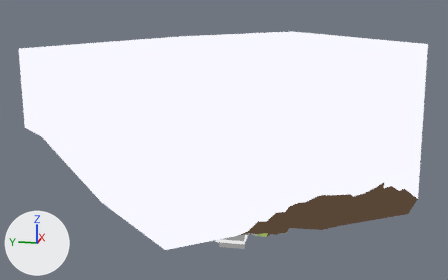
One commit to the Blender file alpine.blend: the scene before it, then after it.
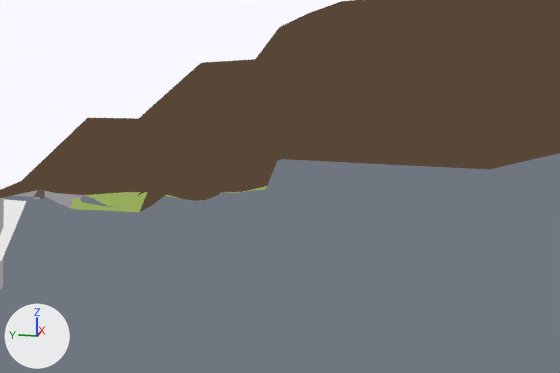
Each version is shown whole from a 50 mm camera at (-1536.0, -227.0, 651.0) aimed at (211.0, 122.0, 215.0), then close up on the part from 54% to 75% of the width and 72% to 94% of the height. Lighting does not change. The marker at lower left points along +X, +Y and +Z.

In view in the first close-up: 'bridge_fog', 'bsp'.
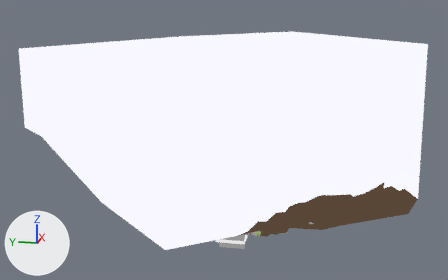
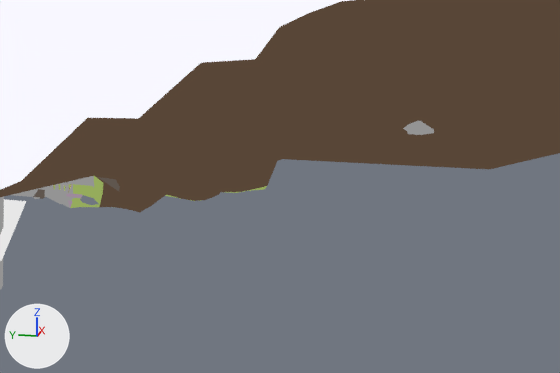
Where the change shows, as pixel boxes (x1, y1, x2, y2) in the close-ups (560 x 373 px; the box of a moved part takes in the faces that stretch with it):
part 1 of me_bsp_mesh, added: after (403, 121, 434, 135)
part 2 of me_bsp_mesh, moved or reshaped: (0, 91, 442, 212) in both

Diff of the bpy script that builds the scene:
```diff
--- a/alpine.blend.py
+++ b/alpine.blend.py
@@ mat_alpine_trim @@
+mat_alpine_trim = diffuse_material('alpine_trim')
+mat_alpine_trim.base_color = (0.8, 0.603, 0.195)  # yellow #e7cc7a
@@ me_bsp_mesh @@
 # used by ob_bsp; parent = ob_frame; location = (-115.5, -53.01, 29.27)
-me_bsp_mesh.from_pydata(...)  # 3336 vertices, 5432 faces; spans x -279.0..976.0, y -412.0..560.0, z -100.0..488.0
+me_bsp_mesh.from_pydata(...)  # 3510 vertices, 5532 faces; spans x -279.0..976.0, y -412.0..560.0, z -100.0..488.0
+# me_bsp_mesh part 1: a new loose piece of 36 vertices spanning x 192.0..200.0, y -101.0..47.0, z -6.0..23.0, in mat_alpine_wall (its picture is missing)
+# me_bsp_mesh part 2: 41 vertices moved from x 60.0..136.0, y -20.0..212.0, z -9.0..87.0 to x 63.0..137.0, y -13.0..209.0, z -9.0..87.0; 315 vertices removed from x 40.0..127.0, y -58.0..216.0, z -10.0..95.0; 393 vertices added at x 35.0..167.0, y -61.0..199.0, z -16.0..103.0
 me_bsp_mesh.materials.append(mat_alpine_wall)
@@ me_bsp_mesh @@
 me_bsp_mesh.materials.append(mat_sky)
+me_bsp_mesh.materials.append(mat_alpine_trim)  # yellow #e7cc7a
```
